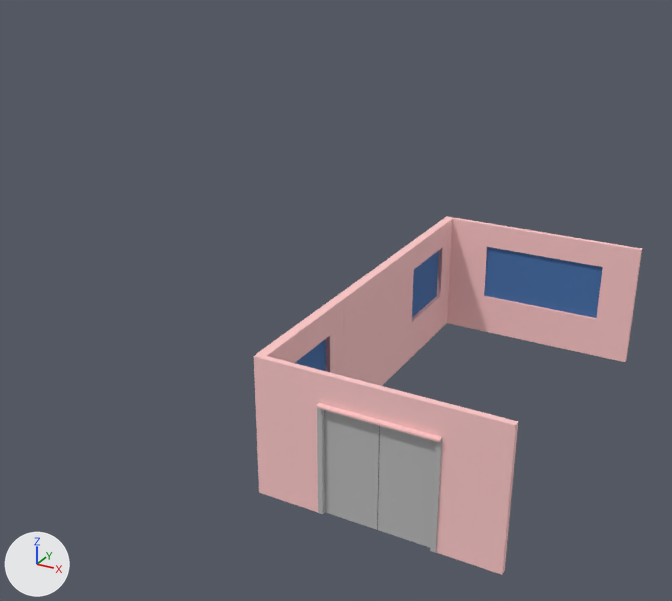
The FBX model 数控机床/Assets/房子/衣帽间.fbx: old version first, new version second.
One viewpoint serves both versions: a 50 mm camera at (0.949, -0.956, 0.43) aimed at (0.443, -0.035, -0.031). Arrows for +X, +Y and +Z are at lower left; the lights stay in place. Where no turn or scale is listed for an object, it has been applied to the vertices.

The first picture shows 'door003', 'door004', 'door1', 'door2', '对象001', '衣帽间'.
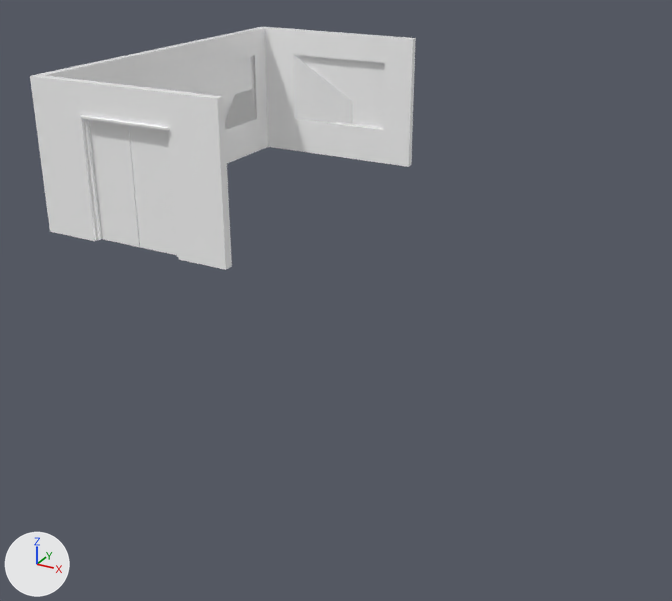
Boxes [x1, y1, x2, y2] around the edits, measured in the pictures (672 x 601 px; the box of a moved part takes in the faces that stretch with it):
'衣帽间', recoloured, reshaped, moved, rescaled (32% shorter)
    before: [254, 216, 642, 575]
    after: [30, 27, 416, 270]
'door1', recoloured, moved, rescaled (19% narrower, 7% taller)
    before: [378, 426, 436, 547]
    after: [129, 125, 176, 255]
'door2', recoloured, moved, rescaled (7% narrower)
    before: [324, 410, 379, 530]
    after: [89, 120, 140, 247]
'frame', added
    after: [79, 55, 385, 257]
    faces in mat_material__46 (white #ffffff): [83, 55, 385, 257]
    faces in mat_material__35 (white #ffffff): [79, 115, 169, 130]
'door004', deleted
    before: [317, 403, 325, 514]
'对象001', deleted (pink)
    before: [316, 403, 441, 442]
'door003', deleted
    before: [430, 437, 442, 553]
part 1 of me_mesh, moved or reshaped
    before: [484, 247, 603, 318]
    after: [297, 56, 384, 127]
part 2 of me_mesh, moved or reshaped
    before: [401, 240, 638, 367]
    after: [207, 52, 412, 167]
part 3 of me_mesh, moved or reshaped
    before: [483, 250, 539, 307]
    after: [294, 55, 352, 123]
part 4 of me_mesh, moved or reshaped
    before: [254, 354, 518, 575]
    after: [30, 75, 232, 270]
part 5 of me_mesh, moved or reshaped
    before: [295, 326, 343, 376]
    after: [129, 85, 136, 201]
part 6 of me_mesh, recoloured
    before: [257, 218, 641, 386]
    after: [37, 27, 413, 95]

The change, as a diff of the scene's bpy script:
```diff
--- a/数控机床/Assets/房子/衣帽间.fbx.py
+++ b/数控机床/Assets/房子/衣帽间.fbx.py
@@ mat_material__45 @@
+mat_material__45 = principled_material('Material #45')
+mat_material__45.base_color = (1.0, 1.0, 1.0)  # white #ffffff
+mat_material__45.roughness = 0.1
@@ mat_material__36 @@
+mat_material__36 = principled_material('Material #36')
+mat_material__36.base_color = (1.0, 1.0, 1.0)  # white #ffffff
+mat_material__36.roughness = 0.1
@@ mat_material__35 @@
+mat_material__35 = principled_material('Material #35')
+mat_material__35.base_color = (1.0, 1.0, 1.0)  # white #ffffff
+mat_material__35.roughness = 0.1
@@ mat_material__46 @@
+mat_material__46 = principled_material('Material #46')
+mat_material__46.base_color = (1.0, 1.0, 1.0)  # white #ffffff
+mat_material__46.roughness = 0.1
@@ me_mesh_002 @@
 me_mesh_002.from_pydata(...)  # 8 vertices, 6 faces; spans x -1.88..1.88, y -0.03..0.03, z 0.0..12.45
-me_mesh_002.materials.append(mat_23___default)  # grey #bcbcbc
+me_mesh_002.materials.append(mat_material__45)  # white #ffffff
@@ me_mesh_001 @@
 me_mesh_001.from_pydata(...)  # 8 vertices, 6 faces; spans x -1.88..1.88, y -0.03..0.03, z 0.0..12.45
-me_mesh_001.materials.append(mat_23___default)  # grey #bcbcbc
+me_mesh_001.materials.append(mat_material__45)  # white #ffffff
@@ me_mesh @@
 me_mesh.from_pydata(...)  # 152 vertices, 142 faces; spans x 0.0..24.4, y -38.9..35.4, z 0.0..15.6
 # used by ob_衣帽间; location = (0.495, -0.044, -0.135); scale = (0.0107, 0.00647, 0.01)
-me_mesh.materials.append(mat_material__108)  # blue #4571ac
+# me_mesh part 1: the loose piece of 8 vertices spanning x 5.8..20.3, y 34.9, z 5.2..12.6 is scaled about its middle by (1, 1, 1.12), then moved by (0.0, 0.4, -0.5)
+# me_mesh part 2: all 16 vertices in x 0.0..24.4, y 10.4..34.4, z 5.2 are moved by (0.0, 0.0, -0.9)
+# me_mesh part 3: all 4 vertices in x 0.0..24.4, y 35.4, z 5.2 are moved by (0.0, 0.4, -0.9)
+# me_mesh part 4: all 12 vertices in x 0.1..24.4, y -38.9, z 0.0..15.6 are moved by (0.0, -0.7, 0.0)
+# me_mesh part 5: all 12 vertices in x 0.0..1.0, y -37.8..-13.8, z 5.2 are moved by (0.0, 0.0, -0.9)
+# me_mesh part 6: all 124 faces that had it switch from mat_02___default (pink #ffcaca) to mat_material__35 (white #ffffff)
+me_mesh.materials.append(mat_material__36)  # white #ffffff
@@ me_mesh_003_1 @@
+me_mesh_003_1.from_pydata(...)  # 120 vertices, 90 faces; spans x -0.192..0.025, y -0.011..0.48, z 0.0..0.15
+# faces by material slot: [84, 6]
+me_mesh_003_1.materials.append(mat_material__46)  # white #ffffff
+me_mesh_003_1.materials.append(mat_material__35)  # white #ffffff
@@ ob_door003 @@
-ob_door003 = bpy.data.objects.new('door003', me_mesh_003)
-ob_door003.location = (0.69, -0.292, -0.134)
@@ ob_对象001 @@
-ob_对象001 = bpy.data.objects.new('对象001', me_mesh_005)
-ob_对象001.location = (0.632, -0.291, -0.01)
@@ ob_衣帽间 @@
 ob_衣帽间 = bpy.data.objects.new('衣帽间', me_mesh)
-ob_衣帽间.location = (0.495, -0.044, -0.135)
-ob_衣帽间.scale = (0.0107, 0.00647, 0.01)
+ob_衣帽间.location = (0.122, 0.078, 0.049)
+ob_衣帽间.scale = (0.0107, 0.00647, 0.012)
@@ ob_door004 @@
-ob_door004 = bpy.data.objects.new('door004', me_mesh_004)
-ob_door004.location = (0.569, -0.292, -0.134)
@@ ob_frame @@
+ob_frame = bpy.data.objects.new('frame', me_mesh_003_1)
+ob_frame.location = (0.316, -0.171, 0.05)
```
